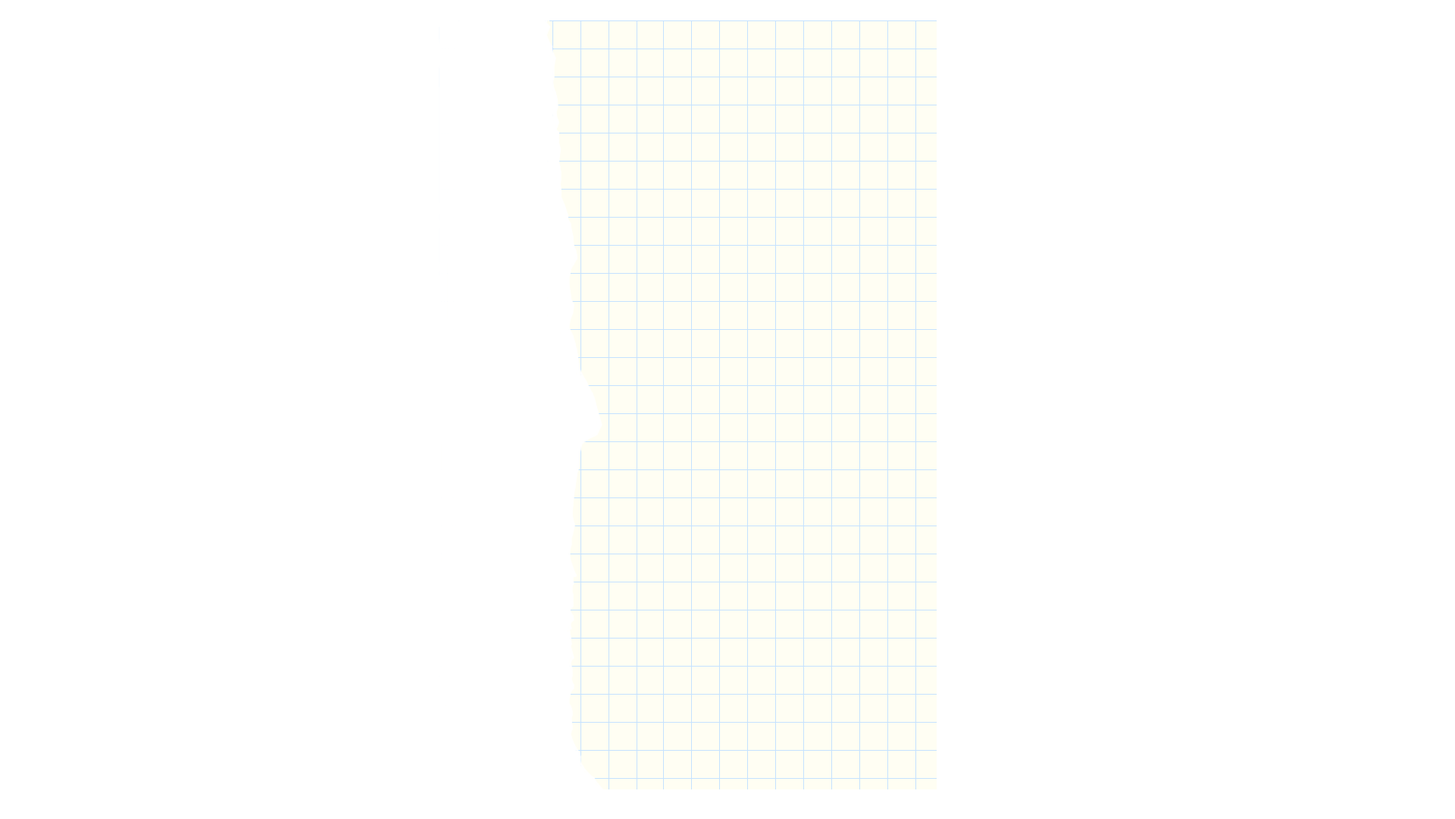
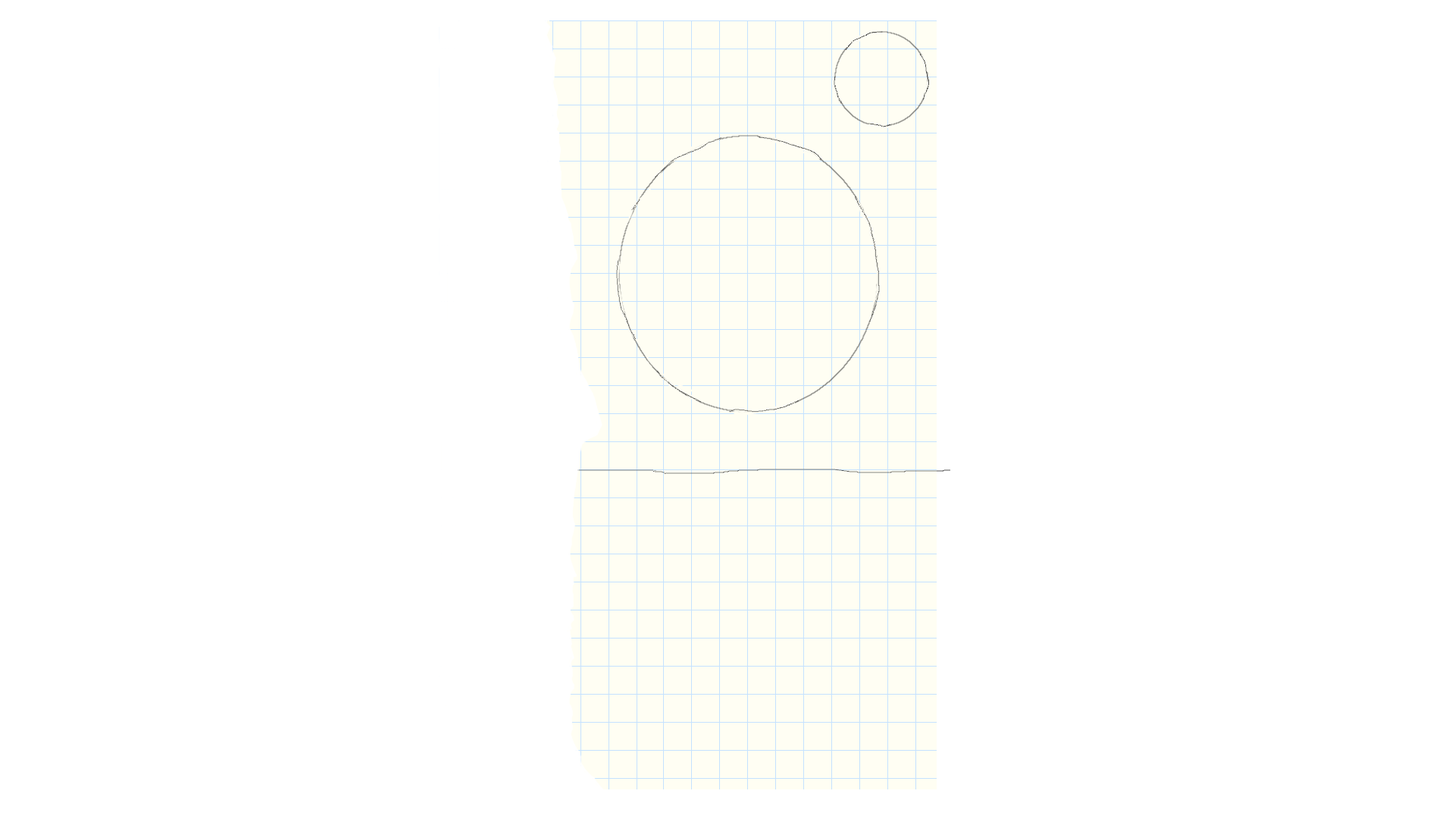
Layered file, before and after one edit (1455x819). Changes by layer:
renamed "Card" to "Card_TearRight.png", painted on it over (x1=557, y1=31, x2=951, y2=762)
removed layer "Back" over (x1=557, y1=104, x2=604, y2=762)
